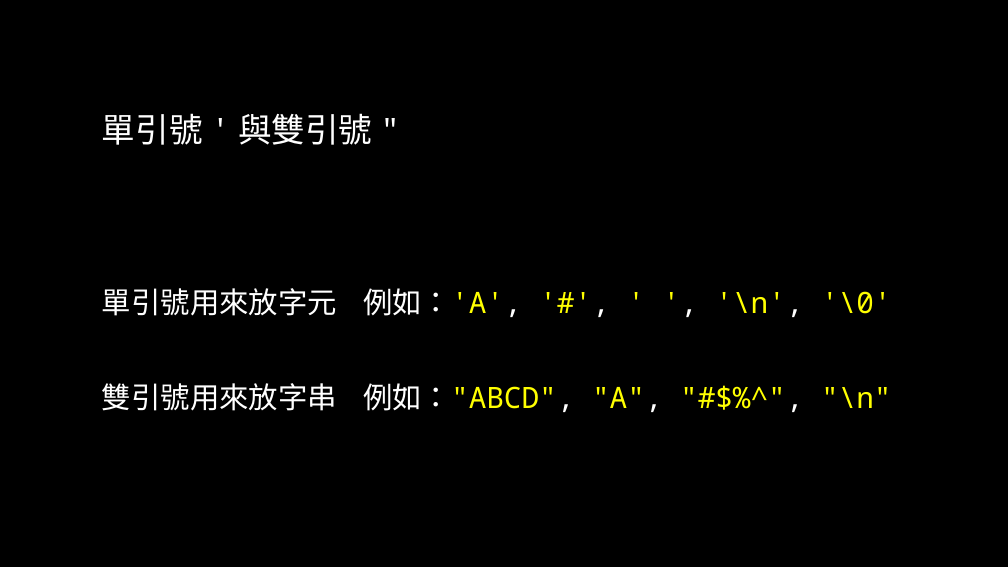
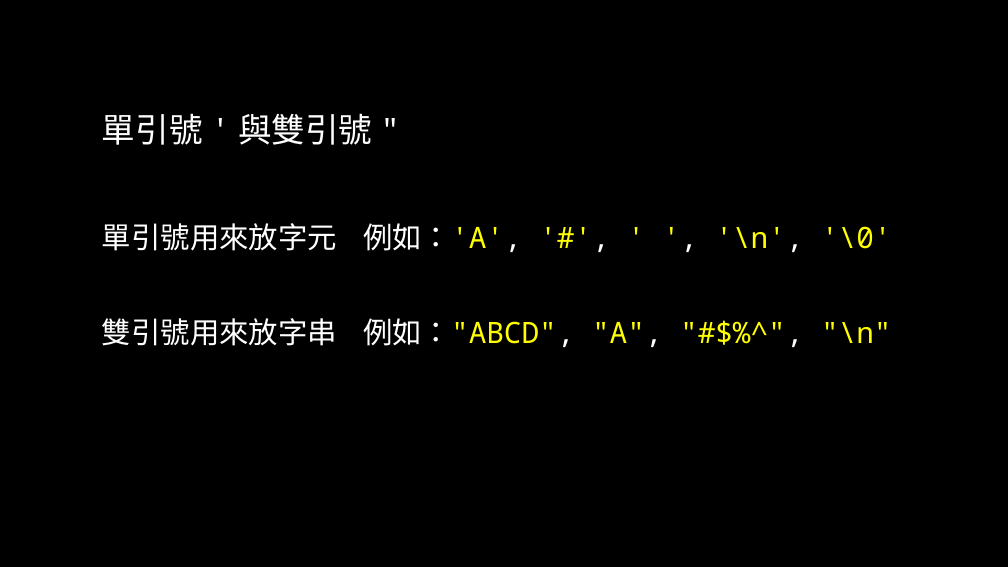
Before and after one commit to liuutin9/2023_summer_camp, a slide deck: slide 30 of 電機_C_Day_2.pptx. Drawn at 1008x567 pixels with LibreOffice and Linux fonts; fonts in the diff are those of the drawing; background and template pictures are left out. Boxes give left, top, right and bottom in pixels: in the first picture for what was removed or moved away, otherwise in the second. Text is boxed around its words. In the diff, an @@ line names an element or a change of style, - is before the commit and + after.

```diff
--- a/電機_C_Day_2.pptx
+++ b/電機_C_Day_2.pptx
@@ text "單引號用來放字元 例如：'A', '#', ' ', ...": place and size @@
-text "單引號用來放字元 例如：'A', '#', ' ', ..." at bbox=[102, 288, 891, 412]
+text "單引號用來放字元 例如：'A', '#', ' ', ..." at bbox=[102, 223, 891, 347]
```
Also in this commit, not shown: 30 other slides changed.
